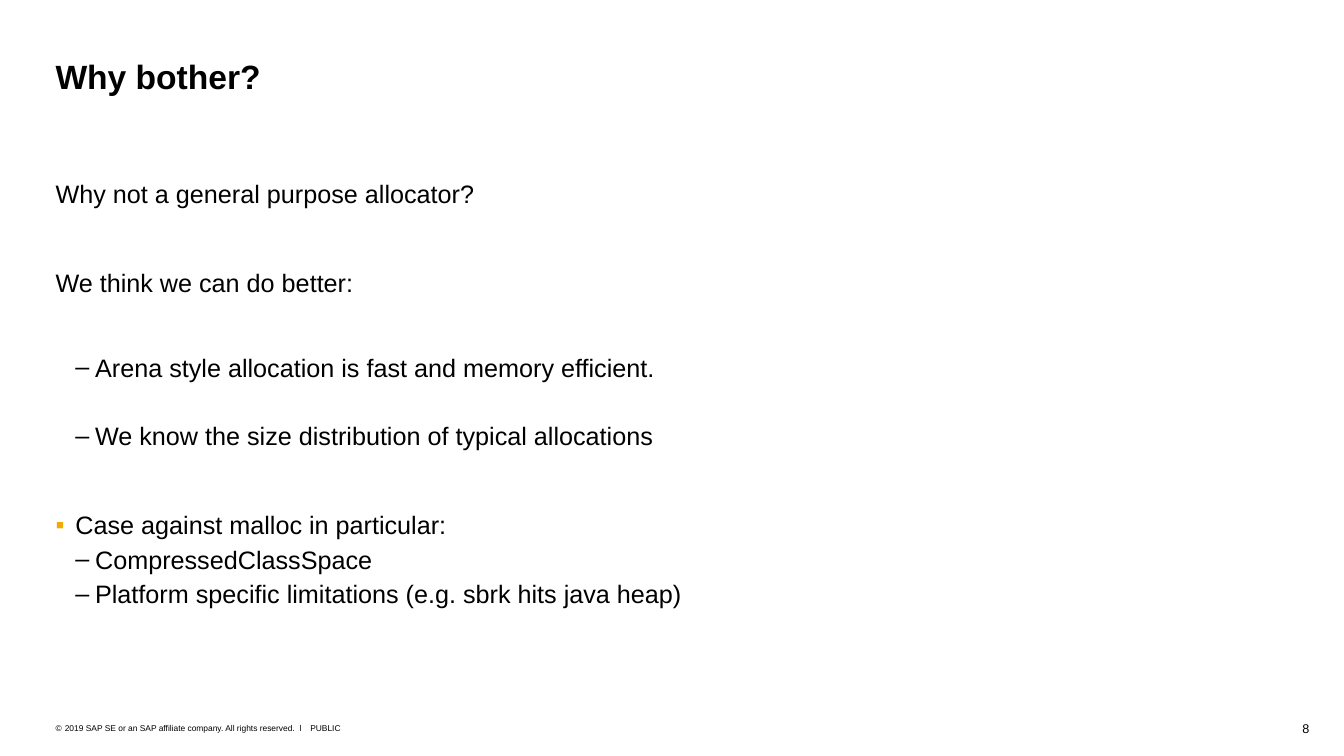
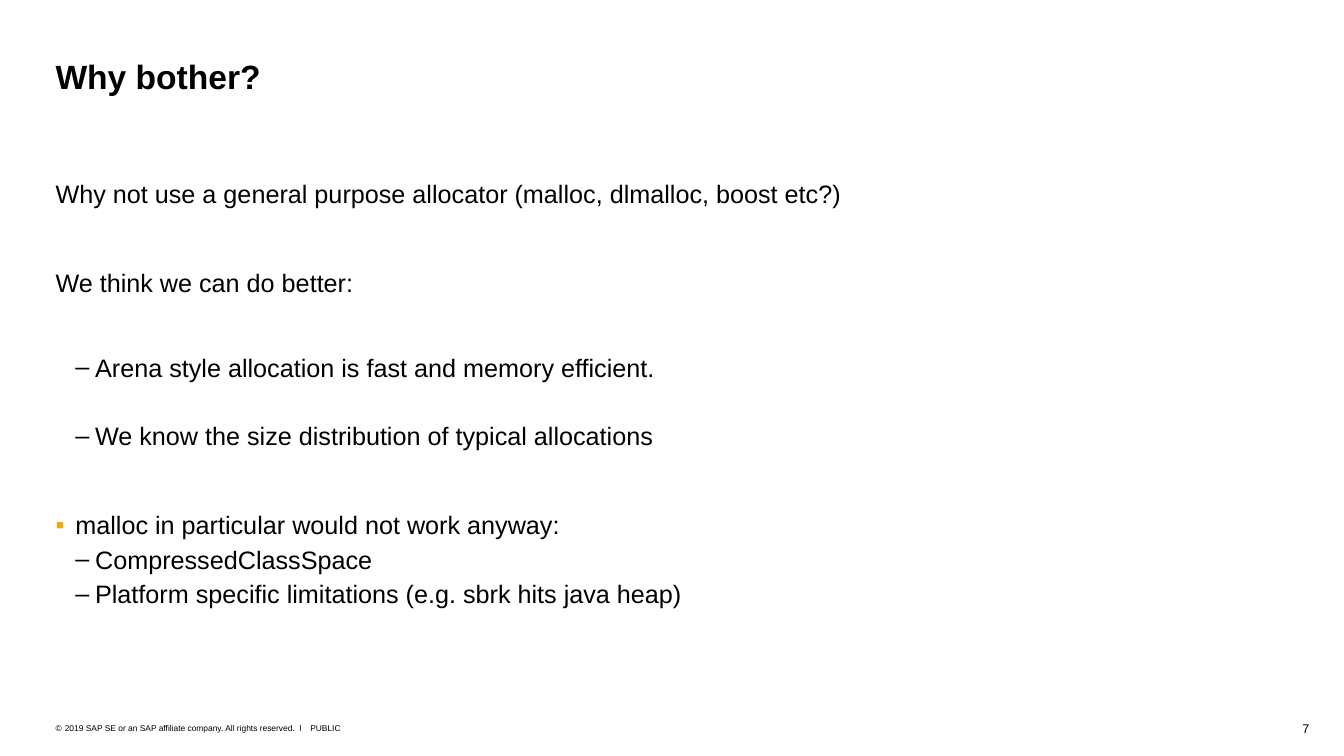
Before and after one commit to tstuefe/JEP387, a slide deck: slide 7 of pres/elastic-metaspace.odp (slide 8 before the commit). Drawn at 1344x756 pixels with LibreOffice and Linux fonts; fonts in the diff are those of the drawing. Boxes give left, top, right and bottom in pixels: in the first picture for what was removed or moved away, otherwise in the second. Text is boxed around its words. In the diff, an @@ line names an element or a change of style, - is before the commit and + after.

```diff
--- a/pres/elastic-metaspace.odp
+++ b/pres/elastic-metaspace.odp
@@ text at (x1=56, y1=184, x2=841, y2=209): text changed @@
-Why not a general purpose allocator?
+Why not use a general purpose allocator (malloc, dlmalloc, boost etc?)
@@ text at (x1=75, y1=515, x2=559, y2=540): text changed @@
-  ▪ Case against malloc in particular:
+  ▪ malloc in particular would not work anyway:
@@ page number at (x1=1302, y1=724, x2=1309, y2=733): text changed @@
-8
+7
```
Also in this commit, not shown: 28 other slides changed, 1 slide added, 1 slide removed, 1 other file.
